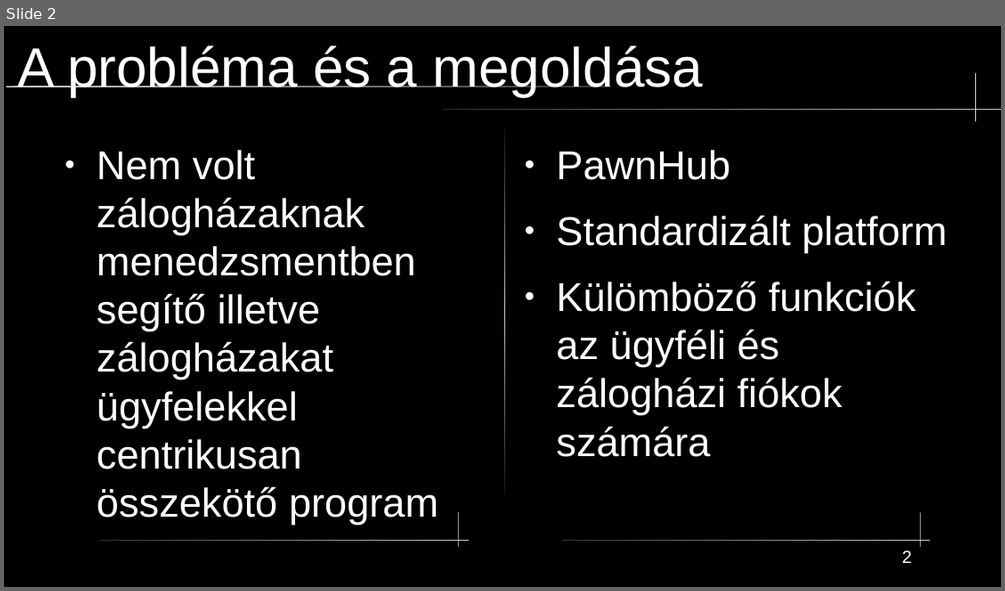
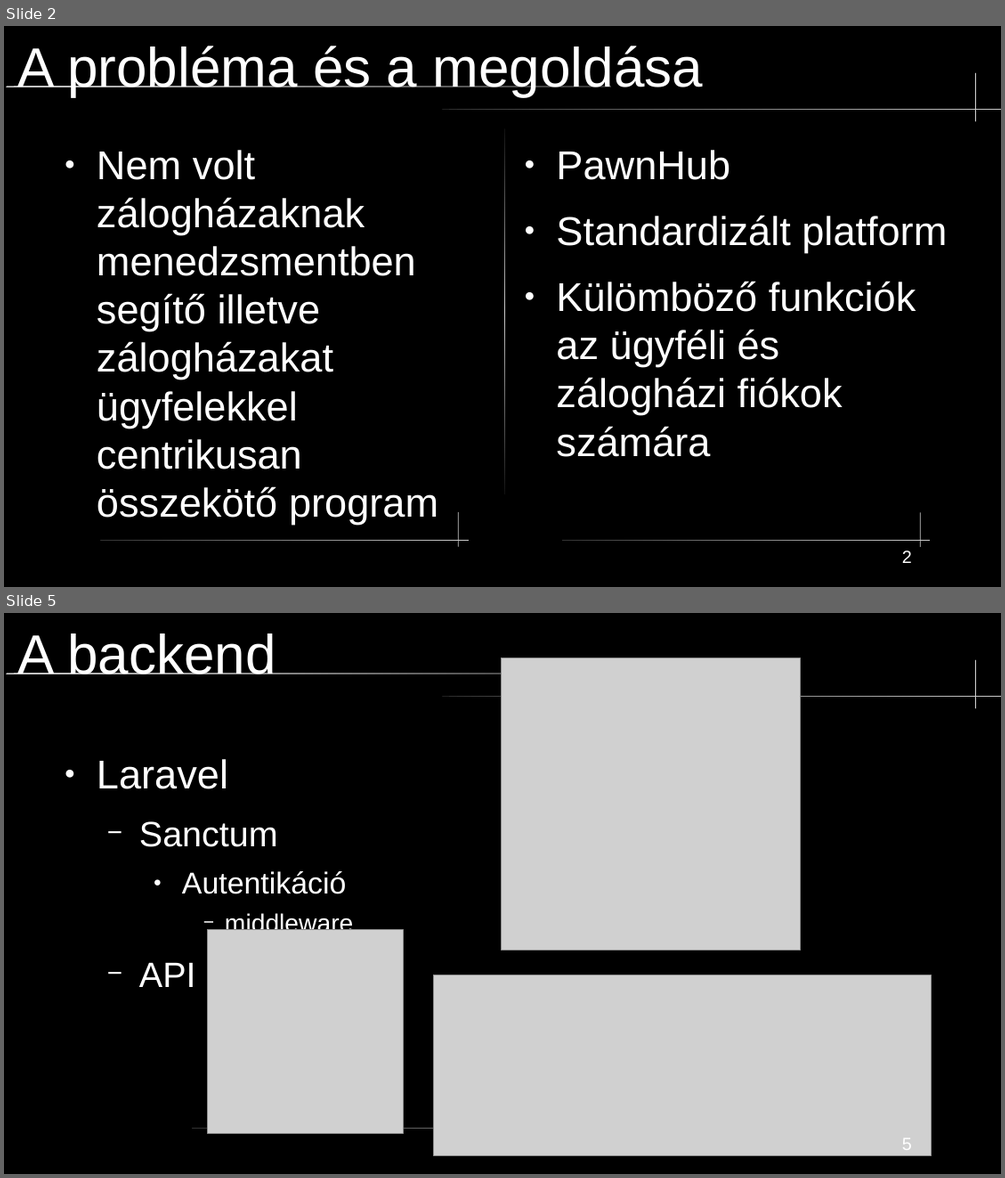
Before and after one commit to mikobalint-szbi/PawnHub, a slide deck: [Developer]/PPT/technikai prezentáció.odp. Shown one above the other, each under a label of ours: slide 2 before the commit, slides 2 and 5 after it; the slides between them are not shown. The pictures are 1005x591 and 1005x1178 pixels, drawn with LibreOffice and Linux fonts; fonts in the diff are those of the drawing; grey boxes stand for pictures. Boxes give left, top, right and bottom in pixels: in the first picture for what was removed or moved away, otherwise in the second. Text is boxed around its words. In the diff, an @@ line names an element or a change of style, - is before the commit and + after.

```diff
--- a/[Developer]/PPT/technikai prezentáció.odp
+++ b/[Developer]/PPT/technikai prezentáció.odp
@@ slide 5 added at [4,613,1001,1174], background #000000; not listed: 3 template elements that a slide beside it also shows @@
@@ title added at [18,633,276,674], 44 pt, text #FFFFFF @@
+A backend
@@ picture added at [502,658,800,950] @@
@@ text added at [97,759,353,987], 24 pt, text #FFFFFF @@
+● Laravel
+  − Sanctum
+    ● Autentikáció
+      − middleware
+  − API
@@ picture added at [208,930,403,1133] @@
@@ picture added at [434,975,931,1156] @@
@@ rounded rectangle added at [192,1127,930,1128], fill gradient #333333 to #CCCCCC @@
@@ page number added at [902,1138,912,1150], 14 pt, text #FFFFFF @@
+5
```
Also in this commit, not shown: 1 slide changed, 1 other slide added.
